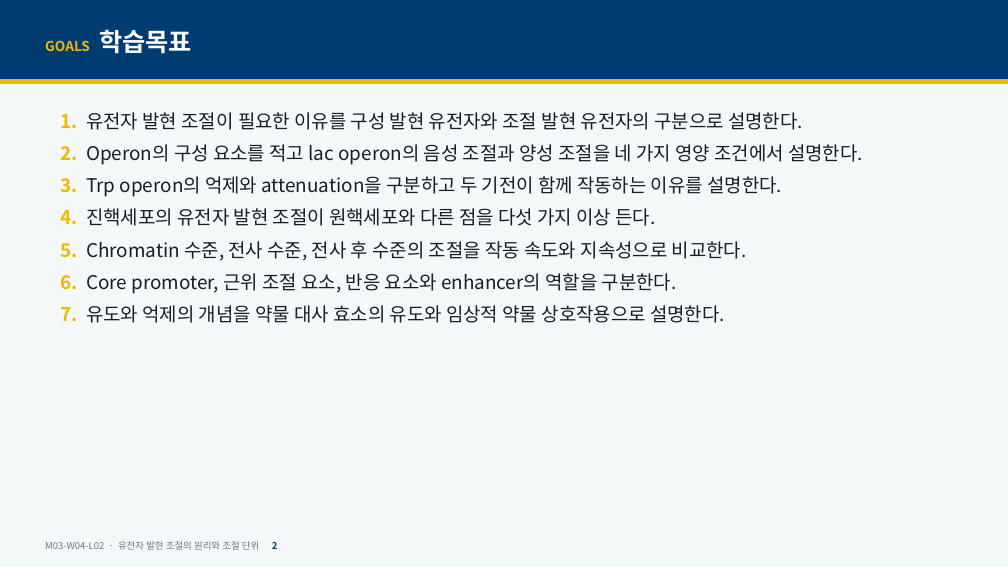
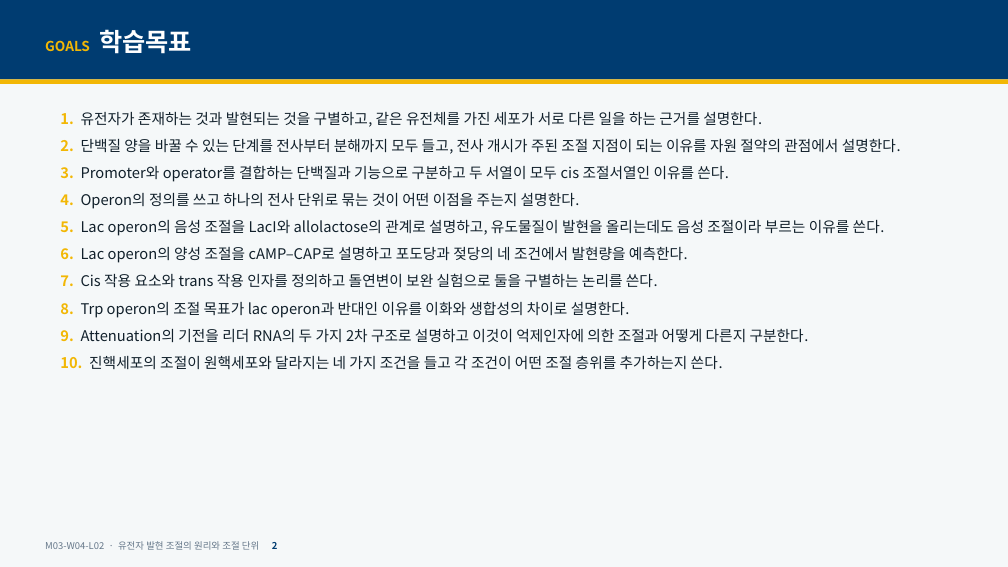
Before and after one commit to hoperiasd2/hoperiasd2.github.io, a slide deck: slide 2 of curriculum/M03/W04/L02/slides.pptx. Drawn at 1008x567 pixels with LibreOffice and Linux fonts; fonts in the diff are those of the drawing. Boxes give left, top, right and bottom in pixels: in the first picture for what was removed or moved away, otherwise in the second. Text is boxed around its words. In the diff, an @@ line names an element or a change of style, - is before the commit and + after.

```diff
--- a/curriculum/M03/W04/L02/slides.pptx
+++ b/curriculum/M03/W04/L02/slides.pptx
@@ text at (60,112,901,369): text changed; size 18 to 14 pt @@
-1. 유전자 발현 조절이 필요한 이유를 구성 발현 유전자와 조절 발현 유전자의 구분으로 설명한다.
-2. Operon의 구성 요소를 적고 lac operon의 음성 조절과 양성 조절을 네 가지 영양 조건에서 설명한다.
-3. Trp operon의 억제와 attenuation을 구분하고 두 기전이 함께 작동하는 이유를 설명한다.
-4. 진핵세포의 유전자 발현 조절이 원핵세포와 다른 점을 다섯 가지 이상 든다.
-5. Chromatin 수준, 전사 수준, 전사 후 수준의 조절을 작동 속도와 지속성으로 비교한다.
-6. Core promoter, 근위 조절 요소, 반응 요소와 enhancer의 역할을 구분한다.
-7. 유도와 억제의 개념을 약물 대사 효소의 유도와 임상적 약물 상호작용으로 설명한다.
+1. 유전자가 존재하는 것과 발현되는 것을 구별하고, 같은 유전체를 가진 세포가 서로 다른 일을 하는 근거를 설명한다.
+2. 단백질 양을 바꿀 수 있는 단계를 전사부터 분해까지 모두 들고, 전사 개시가 주된 조절 지점이 되는 이유를 자원 절약의 관점에서 설명한다.
+3. Promoter와 operator를 결합하는 단백질과 기능으로 구분하고 두 서열이 모두 cis 조절서열인 이유를 쓴다.
+4. Operon의 정의를 쓰고 하나의 전사 단위로 묶는 것이 어떤 이점을 주는지 설명한다.
+5. Lac operon의 음성 조절을 LacI와 allolactose의 관계로 설명하고, 유도물질이 발현을 올리는데도 음성 조절이라 부르는 이유를 쓴다.
+6. Lac operon의 양성 조절을 cAMP–CAP로 설명하고 포도당과 젖당의 네 조건에서 발현량을 예측한다.
+7. Cis 작용 요소와 trans 작용 인자를 정의하고 돌연변이 보완 실험으로 둘을 구별하는 논리를 쓴다.
+8. Trp operon의 조절 목표가 lac operon과 반대인 이유를 이화와 생합성의 차이로 설명한다.
+9. Attenuation의 기전을 리더 RNA의 두 가지 2차 구조로 설명하고 이것이 억제인자에 의한 조절과 어떻게 다른지 구분한다.
+10. 진핵세포의 조절이 원핵세포와 달라지는 네 가지 조건을 들고 각 조건이 어떤 조절 층위를 추가하는지 쓴다.
```
Also in this commit, not shown: 41 other slides changed, 8 slides added, 4 slides removed, 16 other files.
